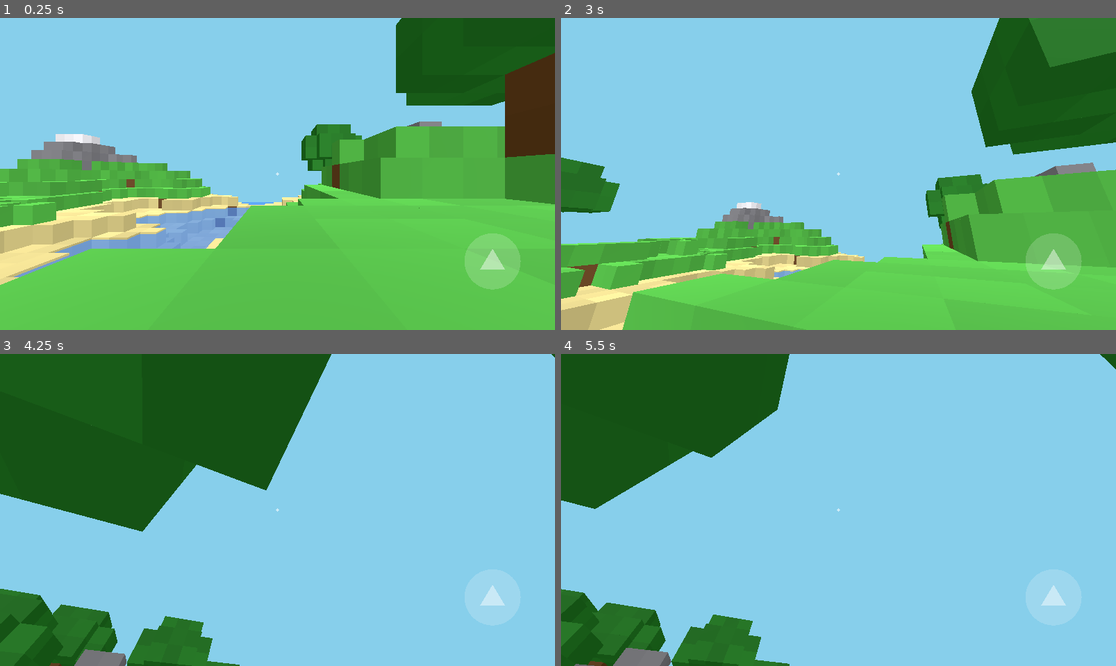
Above: before the commit, frames 1-4 (two rows, left to right).
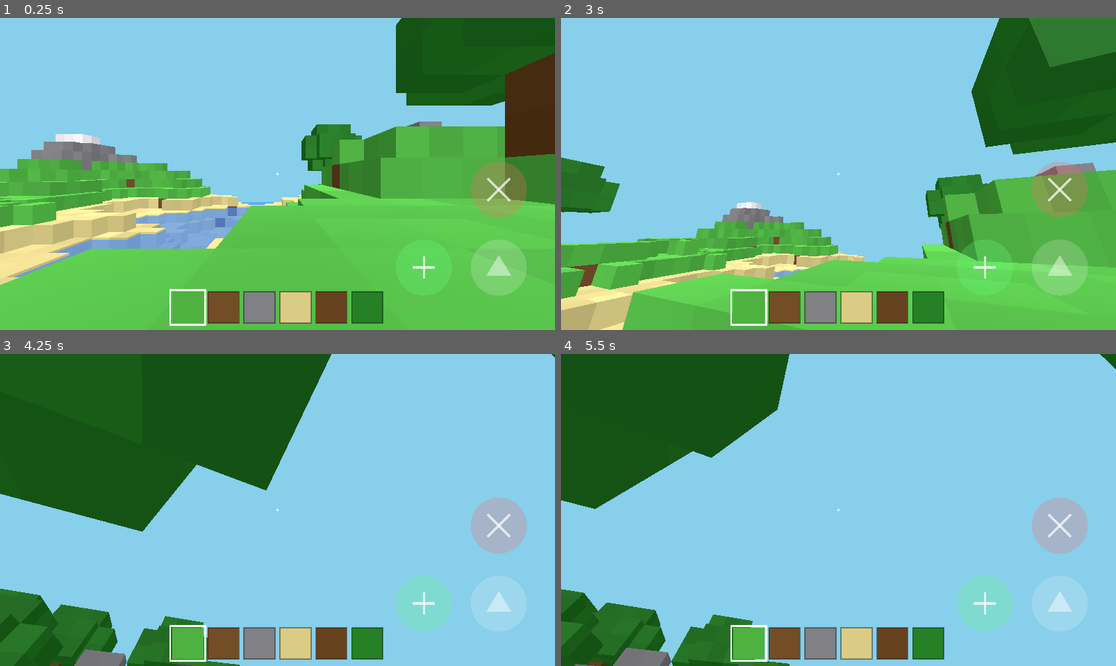
Above: after the commit, the same moments.

Repository: Aerennel/blockgame-test
Game: Godot game, scene res://main.tscn
Two runs of this game, one before a commit and one after it. Both use one fixed random seed, a clock stepped at 60 frames per second and the inputs below.
Inputs (mouse positions are in pixels of both pictures, inside the frame that each line leads up to):
- Up to frame 1 (0.25 s): no input
- Up to frame 2 (3 s): tap Enter at 0.5, 2.75 s; move the mouse to (960, 158) at 0.52 s; click (960, 158) at 0.67 s; tap Space at 1.25 s; drag from (727, 189) to (810, 236) at 1.27 s; move the mouse to (894, 105) at 2.02 s; click (894, 105) at 2.17 s; drag from (810, 236) to (672, 127) at 2.77 s
- Up to frame 3 (4.25 s): tap Space at 3.5 s; move the mouse to (444, 556) at 3.52 s; click (444, 556) at 3.67 s
- Up to frame 4 (5.5 s): tap Enter at 4.25 s; drag from (672, 463) to (755, 432) at 4.27 s; move the mouse to (866, 510) at 5.02 s; click (866, 510) at 5.17 s

The runs differ from the first frame. In frame 1, 5.4% of the frame differs, in the area x 30-95%, y 46-99%; in frame 2, 5.7%; in frame 3, 6.8%; in frame 4, 6.8%.

Commit message:
Update main.gd

Diff:
--- a/main.gd
+++ b/main.gd
@@ -4,6 +4,9 @@
 const HALF := SIZE / 2
 const HEIGHT := 32
 const WATER := 3
+const CHUNK := 16
+const CN := (SIZE + CHUNK - 1) / CHUNK
+const REACH := 6.0
 
 const PW := 0.3
 const PH := 1.8
@@ -12,6 +15,7 @@
 const GRAVITY := 25.0
 const JUMP_V := 8.5
 const LOOK_SENS := 0.004
+const REPEAT := 0.22
 
 const GRASS := 1
 const DIRT := 2
@@ -31,10 +35,14 @@
 	Color(0.4, 0.26, 0.12),
 	Color(0.15, 0.5, 0.15),
 ]
+var hotbar := [GRASS, DIRT, STONE, SAND, WOOD, LEAVES]
+var selected := 0
 
 var blocks := PackedByteArray()
 var heights := PackedInt32Array()
-var mmi: MultiMeshInstance3D
+var col_top := PackedInt32Array()
+var chunks := {}
+var block_mat: StandardMaterial3D
 var cam: Camera3D
 var hud: Hud
 var pos := Vector3.ZERO
@@ -45,13 +53,21 @@
 var move_touch := -1
 var look_touch := -1
 var jump_touch := -1
+var break_touch := -1
+var place_touch := -1
+var break_cd := 0.0
+var place_cd := 0.0
 var joy_origin := Vector2.ZERO
 var joy_vec := Vector2.ZERO
 
 func _ready():
+	block_mat = StandardMaterial3D.new()
+	block_mat.vertex_color_use_as_albedo = true
 	setup_env()
 	generate_world()
-	build_mesh()
+	for cx in range(CN):
+		for cz in range(CN):
+			build_chunk(cx, cz)
 	add_water()
 	cam = Camera3D.new()
 	cam.near = 0.05
@@ -63,6 +79,11 @@
 	hud = Hud.new()
 	hud.mouse_filter = Control.MOUSE_FILTER_IGNORE
 	layer.add_child(hud)
+	var cols: Array[Color] = []
+	for t in hotbar:
+		var c: Color = palette[t]
+		cols.append(c)
+	hud.slot_colors = cols
 	spawn()
 
 func setup_env():
@@ -82,10 +103,20 @@
 func idx(x: int, y: int, z: int) -> int:
 	return (x * SIZE + z) * HEIGHT + y
 
+func in_world(x: int, y: int, z: int) -> bool:
+	return x >= 0 and x < SIZE and z >= 0 and z < SIZE and y >= 0 and y < HEIGHT
+
+func get_type(x: int, y: int, z: int) -> int:
+	if not in_world(x, y, z):
+		return 0
+	return blocks[idx(x, y, z)]
+
 func set_block(x: int, y: int, z: int, t: int):
-	if x < 0 or x >= SIZE or z < 0 or z >= SIZE or y < 0 or y >= HEIGHT:
+	if not in_world(x, y, z):
 		return
 	blocks[idx(x, y, z)] = t
+	if t != 0 and y > col_top[x * SIZE + z]:
+		col_top[x * SIZE + z] = y
 
 func is_solid(x: int, y: int, z: int) -> bool:
 	if y < 0:
@@ -112,6 +143,8 @@
 	blocks.resize(SIZE * SIZE * HEIGHT)
 	blocks.fill(0)
 	heights.resize(SIZE * SIZE)
+	col_top.resize(SIZE * SIZE)
+	col_top.fill(0)
 	for x in range(SIZE):
 		for z in range(SIZE):
 			var h := int(round(noise.get_noise_2d(x - HALF, z - HALF) * 9.0 + 5.0))
@@ -155,12 +188,12 @@
 func shade(x: int, y: int, z: int) -> float:
 	return 0.88 + 0.12 * fposmod(sin(x * 12.9898 + y * 78.233 + z * 37.719) * 43758.5453, 1.0)
 
-func build_mesh():
+func build_chunk(cx: int, cz: int):
 	var positions: Array[Vector3] = []
 	var colors: Array[Color] = []
-	for x in range(SIZE):
-		for z in range(SIZE):
-			var top := mini(heights[x * SIZE + z] + 7, HEIGHT - 1)
+	for x in range(cx * CHUNK, mini((cx + 1) * CHUNK, SIZE)):
+		for z in range(cz * CHUNK, mini((cz + 1) * CHUNK, SIZE)):
+			var top := col_top[x * SIZE + z]
 			for y in range(top + 1):
 				var t := blocks[idx(x, y, z)]
 				if t == 0:
@@ -170,8 +203,6 @@
 					var s := shade(x, y, z)
 					positions.append(Vector3(x, y, z))
 					colors.append(Color(c.r * s, c.g * s, c.b * s))
-	if mmi:
-		mmi.queue_free()
 	var mm := MultiMesh.new()
 	mm.transform_format = MultiMesh.TRANSFORM_3D
 	mm.use_colors = true
@@ -180,12 +211,31 @@
 	for i in positions.size():
 		mm.set_instance_transform(i, Transform3D(Basis(), positions[i]))
 		mm.set_instance_color(i, colors[i])
-	mmi = MultiMeshInstance3D.new()
-	mmi.multimesh = mm
-	var mat := StandardMaterial3D.new()
-	mat.vertex_color_use_as_albedo = true
-	mmi.material_override = mat
-	add_child(mmi)
+	var key := Vector2i(cx, cz)
+	if chunks.has(key):
+		chunks[key].multimesh = mm
+	else:
+		var node := MultiMeshInstance3D.new()
+		node.multimesh = mm
+		node.material_override = block_mat
+		add_child(node)
+		chunks[key] = node
+
+func rebuild_around(x: int, z: int):
+	var cx := x / CHUNK
+	var cz := z / CHUNK
+	var list := {}
+	list[Vector2i(cx, cz)] = true
+	if x % CHUNK == 0 and cx > 0:
+		list[Vector2i(cx - 1, cz)] = true
+	if x % CHUNK == CHUNK - 1 and cx < CN - 1:
+		list[Vector2i(cx + 1, cz)] = true
+	if z % CHUNK == 0 and cz > 0:
+		list[Vector2i(cx, cz - 1)] = true
+	if z % CHUNK == CHUNK - 1 and cz < CN - 1:
+		list[Vector2i(cx, cz + 1)] = true
+	for k in list.keys():
+		build_chunk(k.x, k.y)
 
 func add_water():
 	var plane := MeshInstance3D.new()
@@ -236,20 +286,110 @@
 					return true
 	return false
 
+func raycast() -> Dictionary:
+	var eye := pos + Vector3(0, EYE, 0)
+	var origin := eye + Vector3(0.5, 0.5, 0.5)
+	var dir := Vector3(-sin(yaw) * cos(pitch), sin(pitch), -cos(yaw) * cos(pitch))
+	var cell := Vector3i(floori(origin.x), floori(origin.y), floori(origin.z))
+	var prev := cell
+	var stepv := Vector3i.ZERO
+	var t_max := Vector3(INF, INF, INF)
+	var t_delta := Vector3(INF, INF, INF)
+	for a in range(3):
+		if dir[a] > 0.0:
+			stepv[a] = 1
+			t_delta[a] = 1.0 / dir[a]
+			t_max[a] = (cell[a] + 1 - origin[a]) / dir[a]
+		elif dir[a] < 0.0:
+			stepv[a] = -1
+			t_delta[a] = -1.0 / dir[a]
+			t_max[a] = (origin[a] - cell[a]) / -dir[a]
+	while true:
+		var ax := 0
+		if t_max.y < t_max[ax]:
+			ax = 1
+		if t_max.z < t_max[ax]:
+			ax = 2
+		var t: float = t_max[ax]
+		if t > REACH:
+			break
+		prev = cell
+		cell[ax] += stepv[ax]
+		t_max[ax] += t_delta[ax]
+		if get_type(cell.x, cell.y, cell.z) != 0:
+			return {"cell": cell, "prev": prev}
+	return {}
+
+func do_break():
+	var hit := raycast()
+	if hit.is_empty():
+		return
+	var c: Vector3i = hit["cell"]
+	if c.y == 0:
+		return
+	set_block(c.x, c.y, c.z, 0)
+	rebuild_around(c.x, c.z)
+
+func do_place():
+	var hit := raycast()
+	if hit.is_empty():
+		return
+	var p: Vector3i = hit["prev"]
+	if not in_world(p.x, p.y, p.z):
+		return
+	if get_type(p.x, p.y, p.z) != 0:
+		return
+	set_block(p.x, p.y, p.z, hotbar[selected])
+	if collides(pos):
+		set_block(p.x, p.y, p.z, 0)
+		return
+	rebuild_around(p.x, p.z)
+
 func jump_center(sz: Vector2) -> Vector2:
-	return Vector2(sz.x - sz.y * 0.2, sz.y * 0.78)
+	return Vector2(sz.x - sz.y * 0.18, sz.y * 0.80)
+
+func break_center(sz: Vector2) -> Vector2:
+	return Vector2(sz.x - sz.y * 0.18, sz.y * 0.55)
+
+func place_center(sz: Vector2) -> Vector2:
+	return Vector2(sz.x - sz.y * 0.42, sz.y * 0.80)
+
+func over_button(p: Vector2, c: Vector2, sz: Vector2) -> bool:
+	return p.distance_to(c) < sz.y * 0.11
+
+func slot_rect(i: int, sz: Vector2) -> Rect2:
+	var s := sz.y * 0.1
+	var gap := sz.y * 0.015
+	var total := hotbar.size() * s + (hotbar.size() - 1) * gap
+	var x0 := sz.x * 0.5 - total * 0.5
+	return Rect2(x0 + i * (s + gap), sz.y - s - gap * 1.5, s, s)
+
+func slot_hit(p: Vector2, sz: Vector2) -> int:
+	for i in range(hotbar.size()):
+		if slot_rect(i, sz).grow(sz.y * 0.01).has_point(p):
+			return i
+	return -1
 
 func _input(event):
 	var sz := get_viewport().get_visible_rect().size
 	if event is InputEventScreenTouch:
+		var p: Vector2 = event.position
 		if event.pressed:
-			if event.position.distance_to(jump_center(sz)) < sz.y * 0.12 and jump_touch == -1:
+			if over_button(p, jump_center(sz), sz) and jump_touch == -1:
 				jump_touch = event.index
-			elif event.position.x < sz.x * 0.4 and move_touch == -1:
+			elif over_button(p, break_center(sz), sz) and break_touch == -1:
+				break_touch = event.index
+				break_cd = 0.0
+			elif over_button(p, place_center(sz), sz) and place_touch == -1:
+				place_touch = event.index
+				place_cd = 0.0
+			elif slot_hit(p, sz) >= 0:
+				selected = slot_hit(p, sz)
+			elif p.x < sz.x * 0.4 and move_touch == -1:
 				move_touch = event.index
-				joy_origin = event.position
+				joy_origin = p
 				joy_vec = Vector2.ZERO
-			elif event.position.x >= sz.x * 0.4 and look_touch == -1:
+			elif p.x >= sz.x * 0.4 and look_touch == -1:
 				look_touch = event.index
 		else:
 			if event.index == move_touch:
@@ -259,6 +399,10 @@
 				look_touch = -1
 			elif event.index == jump_touch:
 				jump_touch = -1
+			elif event.index == break_touch:
+				break_touch = -1
+			elif event.index == place_touch:
+				place_touch = -1
 	elif event is InputEventScreenDrag:
 		if event.index == move_touch:
 			var r := sz.y * 0.13
@@ -275,6 +419,13 @@
 	hud.joy_base = joy_origin
 	hud.joy_knob = joy_origin + joy_vec * sz.y * 0.13
 	hud.jump_pos = jump_center(sz)
+	hud.break_pos = break_center(sz)
+	hud.place_pos = place_center(sz)
+	var rects: Array[Rect2] = []
+	for i in range(hotbar.size()):
+		rects.append(slot_rect(i, sz))
+	hud.slot_rects = rects
+	hud.selected = selected
 	hud.queue_redraw()
 
 	var jv := joy_vec
@@ -318,11 +469,25 @@
 	cam.position = pos + Vector3(0, EYE, 0)
 	cam.rotation = Vector3(pitch, yaw, 0)
 
+	break_cd -= delta
+	place_cd -= delta
+	if break_touch != -1 and break_cd <= 0.0:
+		do_break()
+		break_cd = REPEAT
+	if place_touch != -1 and place_cd <= 0.0:
+		do_place()
+		place_cd = REPEAT
+
 class Hud extends Control:
 	var joy_active := false
 	var joy_base := Vector2.ZERO
 	var joy_knob := Vector2.ZERO
 	var jump_pos := Vector2.ZERO
+	var break_pos := Vector2.ZERO
+	var place_pos := Vector2.ZERO
+	var slot_rects: Array[Rect2] = []
+	var slot_colors: Array[Color] = []
+	var selected := 0
 
 	func _draw():
 		var h := size.y
@@ -330,10 +495,25 @@
 			draw_circle(joy_base, h * 0.13, Color(1, 1, 1, 0.12))
 			draw_circle(joy_knob, h * 0.055, Color(1, 1, 1, 0.35))
 		var r := h * 0.09
+		var k := r * 0.4
+		var white := Color(1, 1, 1, 0.7)
 		draw_circle(jump_pos, r, Color(1, 1, 1, 0.18))
 		var tri := PackedVector2Array([
 			jump_pos + Vector2(0, -r * 0.45),
 			jump_pos + Vector2(r * 0.45, r * 0.3),
 			jump_pos + Vector2(-r * 0.45, r * 0.3)])
 		draw_colored_polygon(tri, Color(1, 1, 1, 0.45))
+		draw_circle(break_pos, r, Color(1, 0.4, 0.4, 0.25))
+		draw_line(break_pos + Vector2(-k, -k), break_pos + Vector2(k, k), white, 5.0)
+		draw_line(break_pos + Vector2(-k, k), break_pos + Vector2(k, -k), white, 5.0)
+		draw_circle(place_pos, r, Color(0.4, 1, 0.5, 0.25))
+		draw_line(place_pos + Vector2(-k, 0), place_pos + Vector2(k, 0), white, 5.0)
+		draw_line(place_pos + Vector2(0, -k), place_pos + Vector2(0, k), white, 5.0)
+		for i in range(slot_rects.size()):
+			var rc := slot_rects[i]
+			draw_rect(rc, slot_colors[i])
+			if i == selected:
+				draw_rect(rc.grow(4.0), Color(1, 1, 1, 0.95), false, 4.0)
+			else:
+				draw_rect(rc, Color(0, 0, 0, 0.4), false, 2.0)
 		draw_circle(size * 0.5, 3.0, Color(1, 1, 1, 0.6))
